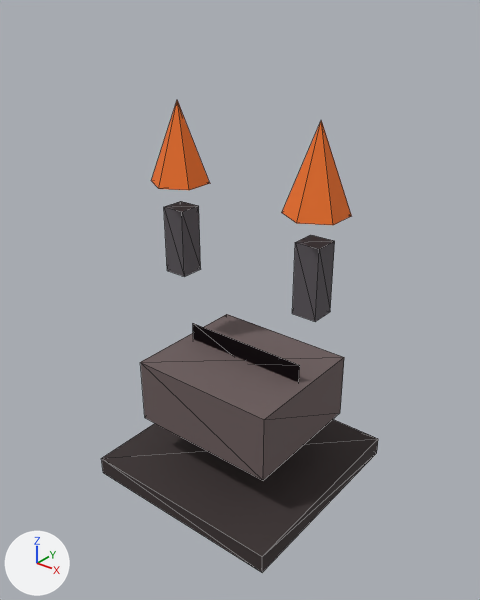
A saved change to the glTF model assets/models/ember/ember_cinder_pit.glb.
Rendered twice from a 50 mm lens placed at (37.1, -46.9, 50.3), pointed at (0.3, -0.9, 21.8). The lights are fixed; the arrows at lower left show +X, +Y and +Z. The first picture is the older version. Mesh edges are drawn as thin lines. Vertices at exactly the same position are counted once.

In view in the first picture: 'ember_cinder_pit'.
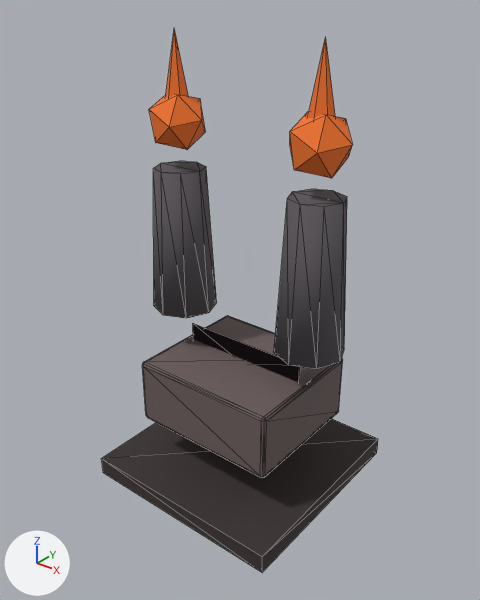
What differs and where, as boxes (x1, y1, x2, y2) in the pictures (480 x 600 px):
```json
{"object": "ember_cinder_pit", "change": "reshaped", "before": [101, 100, 378, 572], "after": [101, 29, 378, 572], "on screen": "15% taller"}
{"part": 1, "of": "me_cube", "change": "added", "after": [153, 161, 217, 318]}
{"part": 2, "of": "me_cube", "change": "added", "after": [149, 94, 206, 150], "on screen": "orange"}
{"part": 3, "of": "me_cube", "change": "added", "after": [165, 29, 188, 98], "on screen": "orange"}
{"part": 4, "of": "me_cube", "change": "added", "after": [274, 189, 347, 369]}
{"part": 5, "of": "me_cube", "change": "added", "after": [290, 111, 353, 178], "on screen": "orange"}
{"part": 6, "of": "me_cube", "change": "added", "after": [308, 37, 335, 119], "on screen": "orange"}
{"part": 7, "of": "me_cube", "change": "rebuilt", "before": [140, 314, 344, 480], "after": [142, 316, 343, 478]}
{"part": 8, "of": "me_cube", "change": "deleted", "before": [292, 235, 335, 322]}
{"part": 9, "of": "me_cube", "change": "deleted", "before": [164, 201, 201, 277]}
{"part": 10, "of": "me_cube", "change": "deleted", "before": [282, 120, 352, 225], "on screen": "orange"}
{"part": 11, "of": "me_cube", "change": "deleted", "before": [151, 100, 210, 190], "on screen": "orange"}
```

The change, as JSON lines over the scene's bpy script:
```json
{"block": "me_cube", "where": "# used by ob_ember_cinder_pit; location = (0.0, 0.0, 0.0)"}
{"op": "remove", "block": "me_cube", "code": "me_cube.from_pydata(...)  # 50 vertices, 72 faces; spans x -11.0..11.0, y -11.0..11.0, z 1.0..40.0"}
{"op": "add", "block": "me_cube", "code": "me_cube.from_pydata(...)  # 138 vertices, 240 faces; spans x -11.4..11.4, y -11.0..11.0, z 1.0..46.3"}
{"block": "me_cube", "change": "me_cube part 1: a new loose piece, an 8-sided cut cone along z (radius 3.4 at the low end, 2.6 at the high end) spanning x -11.4..-4.6, y -3.4..3.4, z 18.5..33.5, in mat_main"}
{"block": "me_cube", "change": "me_cube part 2: a new loose piece, an icosphere of 20 faces spanning x -11.0..-5.0, y -2.6..2.6, z 35.4..40.6, in mat_main"}
{"block": "me_cube", "change": "me_cube part 3: a new loose piece, a 6-sided cone pointing to +z spanning x -9.4..-6.6, y -1.6..1.6, z 37.3..46.3, in mat_main"}
{"block": "me_cube", "change": "me_cube part 4: a new loose piece, an 8-sided cut cone along z (radius 3.4 at the low end, 2.6 at the high end) spanning x 4.6..11.4, y -3.4..3.4, z 18.5..33.5, in mat_main"}
{"block": "me_cube", "change": "me_cube part 5: a new loose piece, an icosphere of 20 faces spanning x 5.0..11.0, y -2.6..2.6, z 35.4..40.6, in mat_main"}
{"block": "me_cube", "change": "me_cube part 6: a new loose piece, a 6-sided cone pointing to +z spanning x 6.6..9.4, y -1.6..1.6, z 37.3..46.3, in mat_main"}
{"block": "me_cube", "change": "me_cube part 7: the loose piece of 8 vertices spanning x -8.0..8.0, y -7.0..7.0, z 7.5..14.5 is rebuilt with 56 vertices and now spans x -8.0..8.0, y -7.0..7.0, z 7.5..14.5"}
{"block": "me_cube", "change": "me_cube part 8: the loose piece of 8 vertices spanning x 6.8..9.2, y -1.2..1.2, z 22.5..29.5 is deleted"}
{"block": "me_cube", "change": "me_cube part 9: the loose piece of 8 vertices spanning x -9.2..-6.8, y -1.2..1.2, z 22.5..29.5 is deleted"}
{"block": "me_cube", "change": "me_cube part 10: the loose piece of 7 vertices spanning x 5.4..10.6, y -3.0..3.0, z 32.0..40.0 is deleted"}
{"block": "me_cube", "change": "me_cube part 11: the loose piece of 7 vertices spanning x -10.6..-5.4, y -3.0..3.0, z 32.0..40.0 is deleted"}
```
